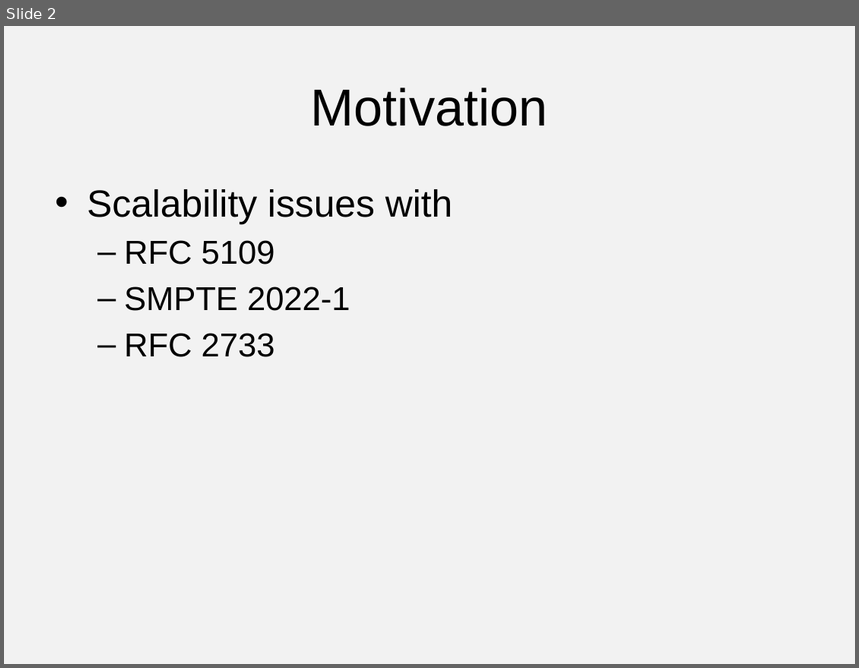
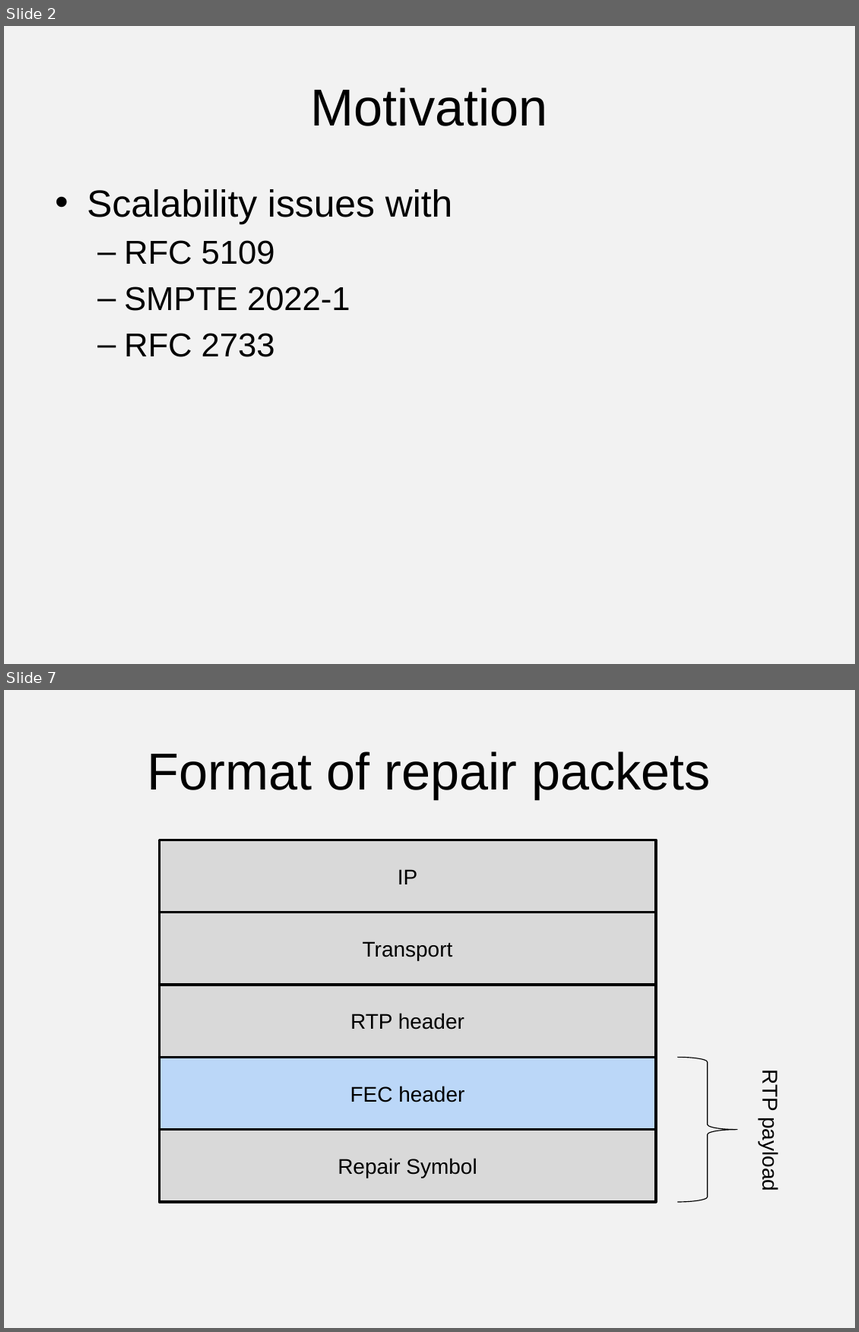
Before and after one commit to vr000m/payload-1d2d-parity-fec, a slide deck: 1d2d/presentations/91-avtcore-flexible-fec.pptx. Shown one above the other, each under a label of ours: slide 2 before the commit, slides 2 and 7 after it; the slides between them are not shown. The pictures are 859x668 and 859x1332 pixels, drawn with LibreOffice and Linux fonts; fonts in the diff are those of the drawing. Boxes give left, top, right and bottom in pixels: in the first picture for what was removed or moved away, otherwise in the second. Text is boxed around its words. In the diff, an @@ line names an element or a change of style, - is before the commit and + after.

```diff
--- a/1d2d/presentations/91-avtcore-flexible-fec.pptx
+++ b/1d2d/presentations/91-avtcore-flexible-fec.pptx
@@ slide 7 added at box(4, 690, 855, 1328), background #F2F2F2 @@
@@ title added at box(148, 752, 711, 799), 44 pt, text #000000 @@
+Format of repair packets
@@ rectangle added at box(159, 840, 656, 912), fill #D9D9D9, outline #000000 2 pt, 18 pt, text #000000 @@
+IP
@@ rectangle added at box(159, 912, 656, 985), fill #D9D9D9, outline #000000 2 pt, 18 pt, text #000000 @@
+Transport
@@ rectangle added at box(159, 985, 656, 1057), fill #D9D9D9, outline #000000 2 pt, 18 pt, text #000000 @@
+RTP header
@@ rectangle added at box(159, 1058, 656, 1130), fill #BBD7F8, outline #000000 2 pt, 18 pt, text #000000 @@
+FEC header
@@ right brace added at box(677, 1058, 737, 1202), outline #000000 0.75 pt @@
@@ text added at box(759, 1073, 782, 1189), 18 pt, text #000000 @@
+RTP payload
@@ rectangle added at box(159, 1130, 656, 1202), fill #D9D9D9, outline #000000 2 pt, 18 pt, text #000000 @@
+Repair Symbol
```
Also in this commit, not shown: 8 other slides added.
